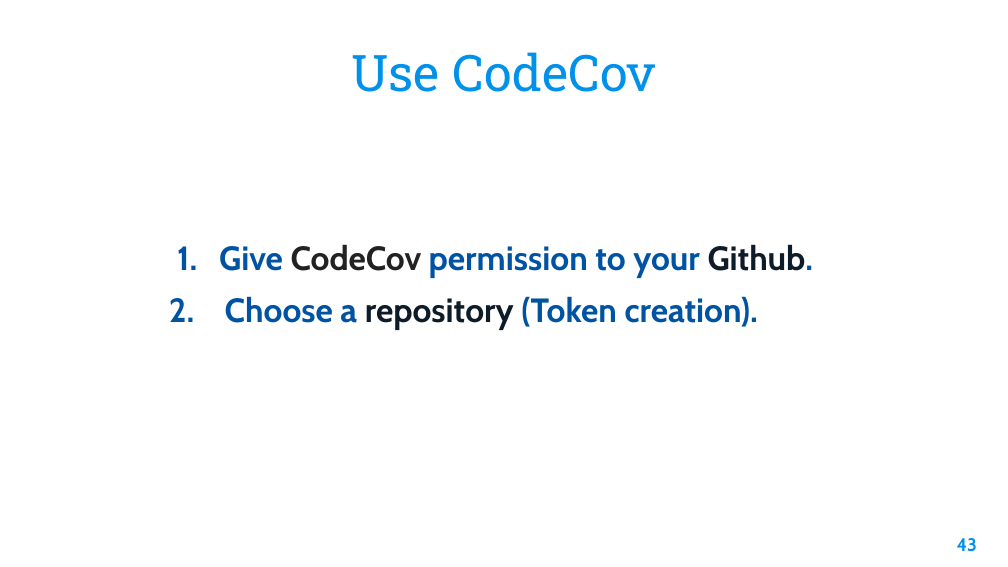
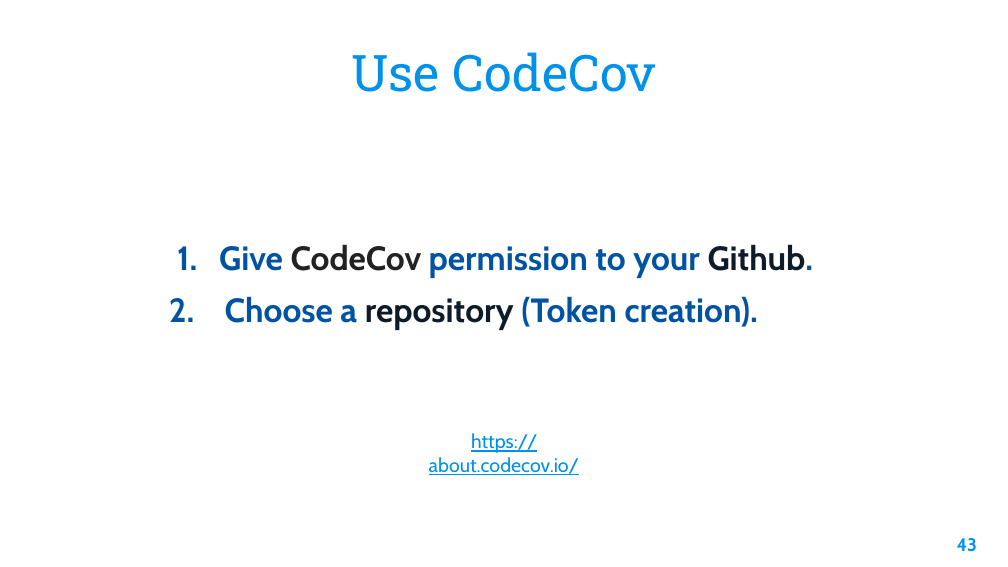
Before and after one commit to ULL-ESIT-PAI-2021-2022/2021-2022-pai-tdd-codecov-gabriel-pablo, a slide deck: slide 43 of slides/TDD+Coverage.pptx. Drawn at 1008x567 pixels with LibreOffice and Linux fonts; fonts in the diff are those of the drawing; background and template pictures are left out. Boxes give left, top, right and bottom in pixels: in the first picture for what was removed or moved away, otherwise in the second. Text is boxed around its words. In the diff, an @@ line names an element or a change of style, - is before the commit and + after.

```diff
--- a/slides/TDD+Coverage.pptx
+++ b/slides/TDD+Coverage.pptx
@@ text added at bbox=[429, 433, 579, 475], 14 pt, text #0091EA, underline @@
+https://about.codecov.io/
```
Also in this commit, not shown: 2 slides removed, 2 other files.
